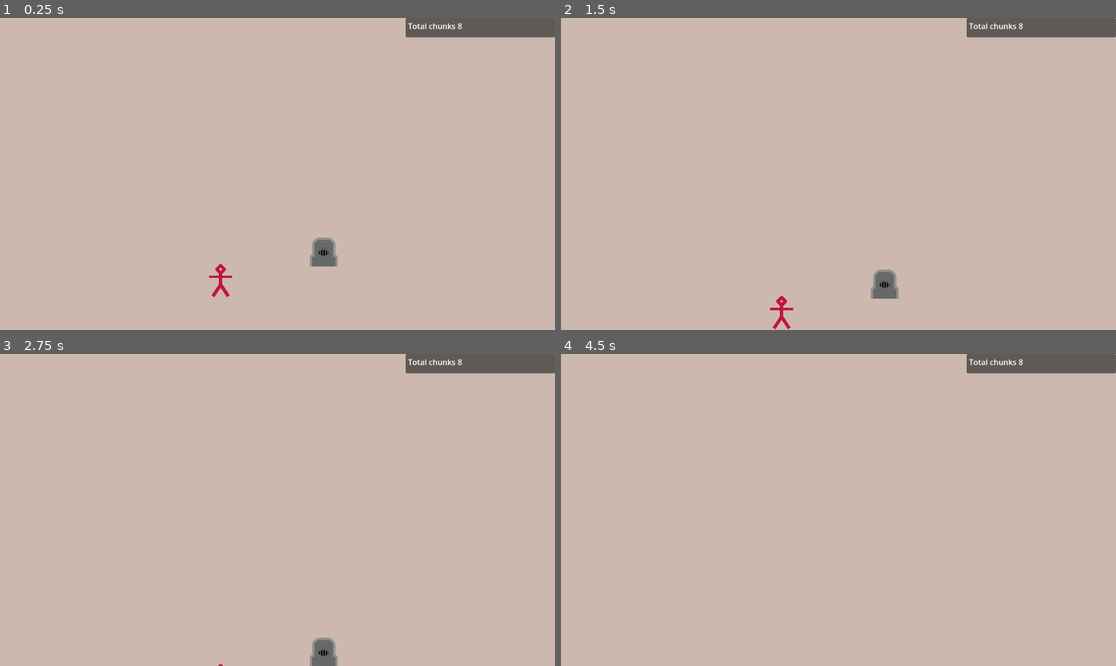
Above: before the commit, frames 1-4 (two rows, left to right).
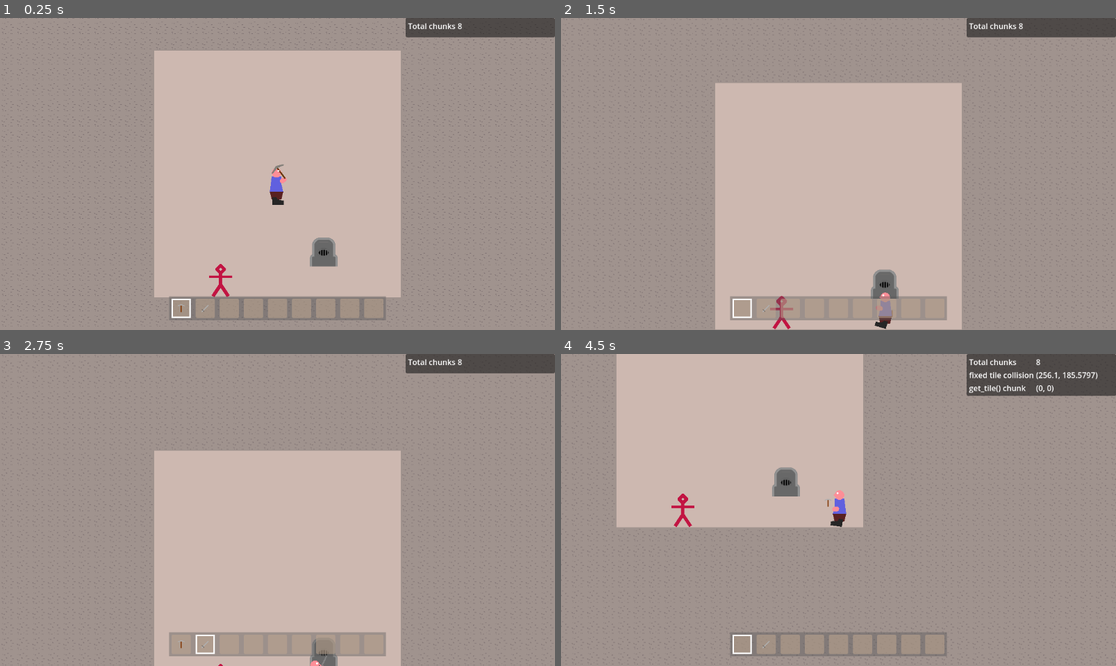
Above: after the commit, the same moments.

Repository: Griiimon/2D-Mining-Sandbox
Game: Godot game, scene res://scenes/test_game.tscn
Two runs of this game, one before a commit and one after it. Both use one fixed random seed, a clock stepped at 60 frames per second and the inputs below.
Inputs (mouse positions are in pixels of both pictures, inside the frame that each line leads up to):
- Up to frame 1 (0.25 s): no input
- Up to frame 2 (1.5 s): move the mouse to (960, 158) at 0.52 s; hold D (right) from 0.53 s (still down); tap X (drop_item) at 0.6 s; click (960, 158) at 0.67 s; tap Up (jump) at 0.77 s; move the mouse to (727, 189) at 1.27 s; tap F (interact) at 1.35 s
- Up to frame 3 (2.75 s): tap Up (jump) at 1.52 s; move the mouse to (333, 441) at 2.02 s; release D (right) at 2.03 s; hold A (left) from 2.03 s (still down); tap E (next_hotbar_item) at 2.1 s
- Up to frame 4 (4.5 s): tap Enter at 2.75 s; move the mouse to (810, 572) at 2.77 s; release A (left) at 2.78 s; hold D (right) 2.78-4.28 s; tap Q (previous_hotbar_item) at 2.85 s; click (810, 572) at 2.92 s; tap Up (jump) at 3.02, 3.77 s; tap Space at 3.5 s; move the mouse to (1005, 556) at 3.52 s; tap K (toggle_free_cam) at 3.6 s; move the mouse to (672, 463) at 4.27 s; hold A (left) from 4.28 s (still down); tap X (drop_item) at 4.35 s

The runs differ from the first frame. In frame 1, 64% of the frame differs, in the area x 0-100%, y 0-100%; in frame 2, 66%; in frame 3, 71%; in frame 4, 75%.
Error before the commit: Compile Error: (res://scripts/resources/terrain_block_distribution.gd:-1)

Commit message:
Update project.godot

Diff:
--- a/project.godot
+++ b/project.godot
@@ -17,10 +17,10 @@
 
 [autoload]
 
-DataManager="*res://scripts/autoloads/data_manager.gd"
-Effects="*res://scripts/autoloads/effects.gd"
-NodeDebugger="*res://scripts/autoloads/node_debugger.gd"
-Global="*res://scripts/autoloads/global.gd"
+DataManager="*res://scripts/autoloads singletons/data_manager.gd"
+Effects="*res://scripts/autoloads singletons/effects.gd"
+NodeDebugger="*res://scripts/autoloads singletons/node_debugger.gd"
+Global="*res://scripts/autoloads singletons/global.gd"
 DebugHud="*res://scenes/ui/debug_hud.tscn"
 
 [editor]
@@ -80,6 +80,7 @@
 2d_physics/layer_1="Terrain"
 2d_physics/layer_2="Player"
 2d_physics/layer_3="Mob"
+2d_physics/layer_4="No Collision Mob"
 2d_physics/layer_5="Interaction"
 2d_physics/layer_7="Damage"
 
